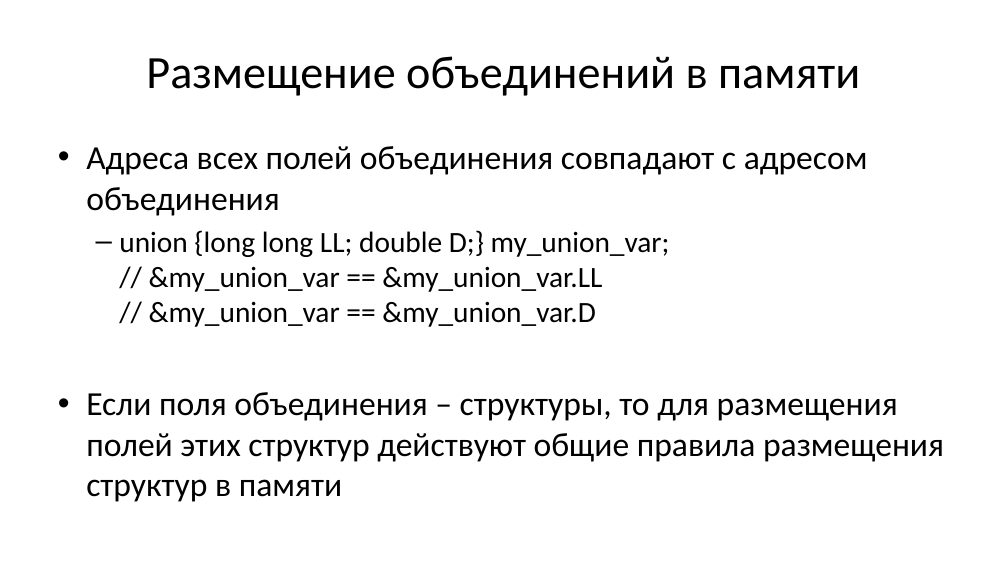
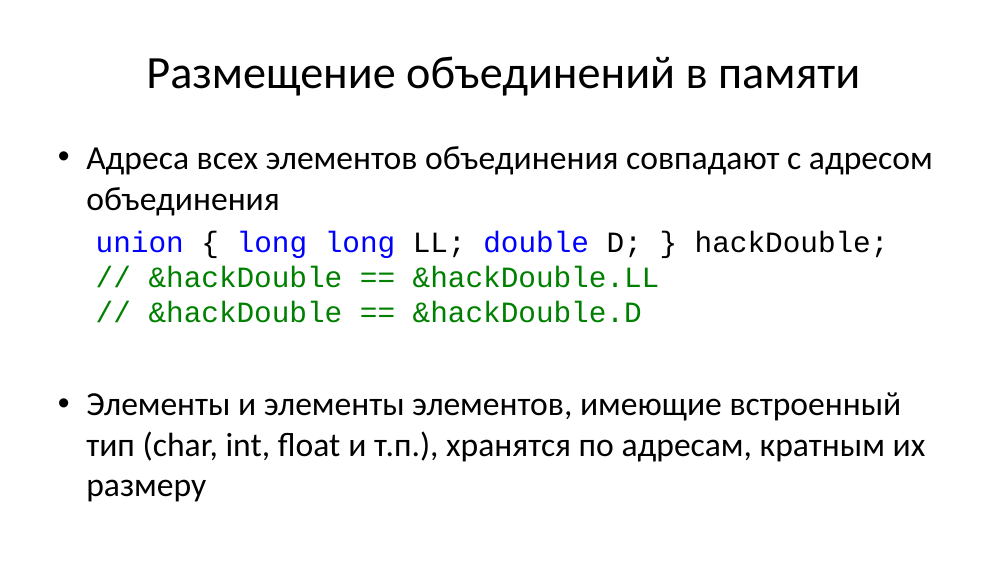
Before and after one commit to Evgueni-Petrov-aka-espetrov/Algorithms-and-Programming-in-C-pptx, a slide deck: slide 11 of 07 Структуры.pptx (slide 15 before the commit). Drawn at 1008x567 pixels with LibreOffice and Linux fonts; fonts in the diff are those of the drawing. Boxes give left, top, right and bottom in pixels: in the first picture for what was removed or moved away, otherwise in the second. Text is boxed around its words. In the diff, an @@ line names an element or a change of style, - is before the commit and + after.

```diff
--- a/07 Структуры.pptx
+++ b/07 Структуры.pptx
@@ text at (86,146,933,502): text changed @@
-• Адреса всех полей объединения совпадают с адресом объединения
-  – union {long long LL; double D;} my_union_var;
-    // &my_union_var == &my_union_var.LL
-    // &my_union_var == &my_union_var.D
-• Если поля объединения – структуры, то для размещения полей этих структур действуют общие правила размещения структур в памяти
+• Адреса всех элементов объединения совпадают с адресом объединения
+  union { long long LL; double D; } hackDouble;
+  // &hackDouble == &hackDouble.LL
+  // &hackDouble == &hackDouble.D
+• Элементы и элементы элементов, имеющие встроенный тип (char, int, float и т.п.), хранятся по адресам, кратным их размеру
```
Also in this commit, not shown: 8 other slides changed, 7 slides added, 6 slides removed.
